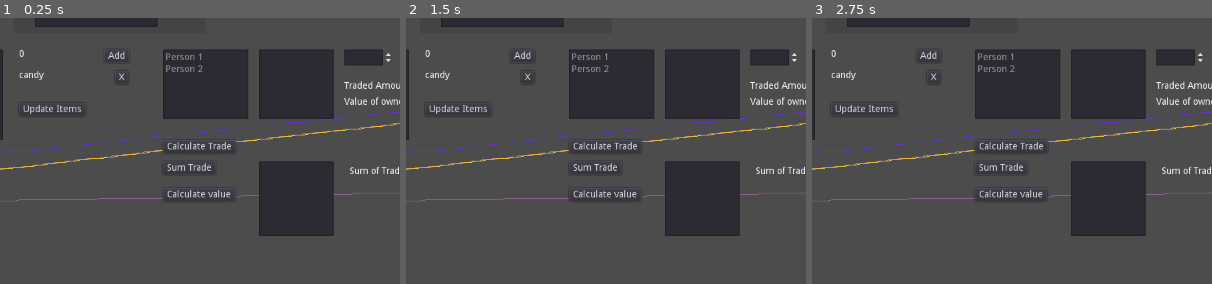
Above: before the commit, frames 1-3 (left to right).
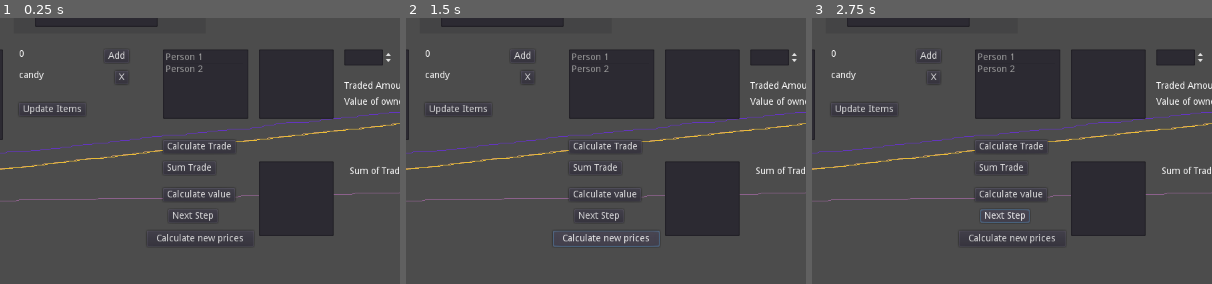
Above: after the commit, the same moments.

Repository: carlostgit/Fiat2
Game: Godot game, scene res://Fiat.tscn
Two runs of this game, one before a commit and one after it. Both use one fixed random seed, a clock stepped at 60 frames per second and the inputs below.
Inputs (mouse positions are % of the whole screen's width and height, from its top left):
- Up to frame 1 (0.25 s): no input
- Up to frame 2 (1.5 s): click (71, 92) at 0.5 s, where only the run after the commit has a clickable "Calculate new prices"; click (71, 92) at 1.25 s, where only the run after the commit has a clickable "Calculate new prices"
- Up to frame 3 (2.75 s): click (70, 87) at 2 s, where only the run after the commit has a clickable "Next Step"
The pictures show only the part of the screen within x 46-96%, y 50-100%; the shares and areas given below are measured in that part.

The runs differ from the first frame. In frame 1, 0.4% of the frame differs, in the area x 39-61%, y 72-85%; in frame 2, 0.7%, in the area x 36-64%, y 72-87%; in frame 3, 0.5%.

Commit message:
Avanzo en PriceCalculationTeterScene

Diff:
--- a/PriceCalculation/Market.gd
+++ b/PriceCalculation/Market.gd
@@ -22,6 +22,8 @@
 var _sum_of_trade:Dictionary = {}
 var _person_value_of_owned:Dictionary = {}
 # Called when the node enters the scene tree for the first time.
+
+
 func _ready():
 	pass # Replace with function body.
 
@@ -144,3 +146,56 @@
 		return _person_value_of_owned[person_arg]
 	else:
 		return 0.0
+
+func calculate_new_prices():
+	var exit:bool = false
+	while false==exit:
+		var price_changed:bool = change_prices_step()
+		if false == price_changed:
+			exit=true
+
+func change_prices_step()->bool:
+	var price_changed:bool = false
+	calculate_trades()
+	calculate_sum_of_trade()
+	var new_prices_increment:Dictionary = calculate_new_prices_increment()
+	print("new_prices_increment")
+	print(new_prices_increment)
+#	todo: Actualizar precios en Prices
+	for product in Prices.get_products():
+		if product != Prices.get_currency():
+			if new_prices_increment.has(product):
+				var increment:float = new_prices_increment[product]
+				if increment!=0:
+					var current_price:float = Prices.get_price_of_product(product)
+					Prices.set_price_of_product(product, current_price+increment)
+					price_changed = true
+	return price_changed
+
+func calculate_new_prices_increment():
+	var new_prices_increment:Dictionary = _sum_of_trade.duplicate()
+	var amount_of_currency_excess = 0.0
+	for product in _sum_of_trade.keys():
+		if product == Prices.get_currency():
+			amount_of_currency_excess = _sum_of_trade[product]
+
+	var excess_relative_to_currency:Dictionary = {}
+	for product in _sum_of_trade.keys():
+		var amount = _sum_of_trade[product]
+		excess_relative_to_currency[product] = amount - amount_of_currency_excess
+
+
+	var max_amount_of_product_excess=0.0
+	for product in excess_relative_to_currency.keys():
+		var amount = abs(excess_relative_to_currency[product])
+		if amount > max_amount_of_product_excess:
+			max_amount_of_product_excess = amount
+
+	var param_min_product_excess_to_change_price = 0.1
+	var param_price_change_step = 0.1
+	if (max_amount_of_product_excess > param_min_product_excess_to_change_price):
+		for product in excess_relative_to_currency.keys():
+			var amount = excess_relative_to_currency[product]
+			new_prices_increment[product] = param_price_change_step*amount/max_amount_of_product_excess
+
+	return new_prices_increment
--- a/PriceCalculation/MarketTesterScene.gd
+++ b/PriceCalculation/MarketTesterScene.gd
@@ -142,3 +142,12 @@
 #	if sum_product_combidict.has(product):
 #		var amount:float = sum_product_combidict[product]
 #		$AmountSumOfTradeLabel.set_text(str(amount))
+
+
+func _on_NextStepButton_pressed():
+	_market.change_prices_step()
+
+
+
+func _on_CalculateNewPricesButton_pressed():
+	_market.calculate_new_prices()
--- a/PriceCalculation/PriceCalculationTesterScene.tscn
+++ b/PriceCalculation/PriceCalculationTesterScene.tscn
@@ -352,6 +352,20 @@
 margin_right = 196.0
 margin_bottom = 228.0
 text = "Calculate value"
+
+[node name="NextStepButton" type="Button" parent="MarketTesterScene"]
+margin_left = 96.0
+margin_top = 240.0
+margin_right = 170.0
+margin_bottom = 260.0
+text = "Next Step"
+
+[node name="CalculateNewPricesButton" type="Button" parent="MarketTesterScene"]
+margin_left = 64.0
+margin_top = 272.0
+margin_right = 224.0
+margin_bottom = 296.0
+text = "Calculate new prices"
 [connection signal="pressed" from="AddButton" to="." method="_on_AddButton_pressed"]
 [connection signal="pressed" from="EditButton" to="." method="_on_EditButton_pressed"]
 [connection signal="pressed" from="RemoveButton" to="." method="_on_RemoveButton_pressed"]
@@ -378,3 +392,5 @@
 [connection signal="pressed" from="MarketTesterScene/CalculateTradeButton" to="MarketTesterScene" method="_on_CalculateTradeButton_pressed"]
 [connection signal="pressed" from="MarketTesterScene/SumTradeButton" to="MarketTesterScene" method="_on_SumTradeButton_pressed"]
 [connection signal="pressed" from="MarketTesterScene/CalculateValueButton" to="MarketTesterScene" method="_on_CalculateValueButton_pressed"]
+[connection signal="pressed" from="MarketTesterScene/NextStepButton" to="MarketTesterScene" method="_on_NextStepButton_pressed"]
+[connection signal="pressed" from="MarketTesterScene/CalculateNewPricesButton" to="MarketTesterScene" method="_on_CalculateNewPricesButton_pressed"]
Not shown: 1 places in Fiat.tscn that only renumber resources
